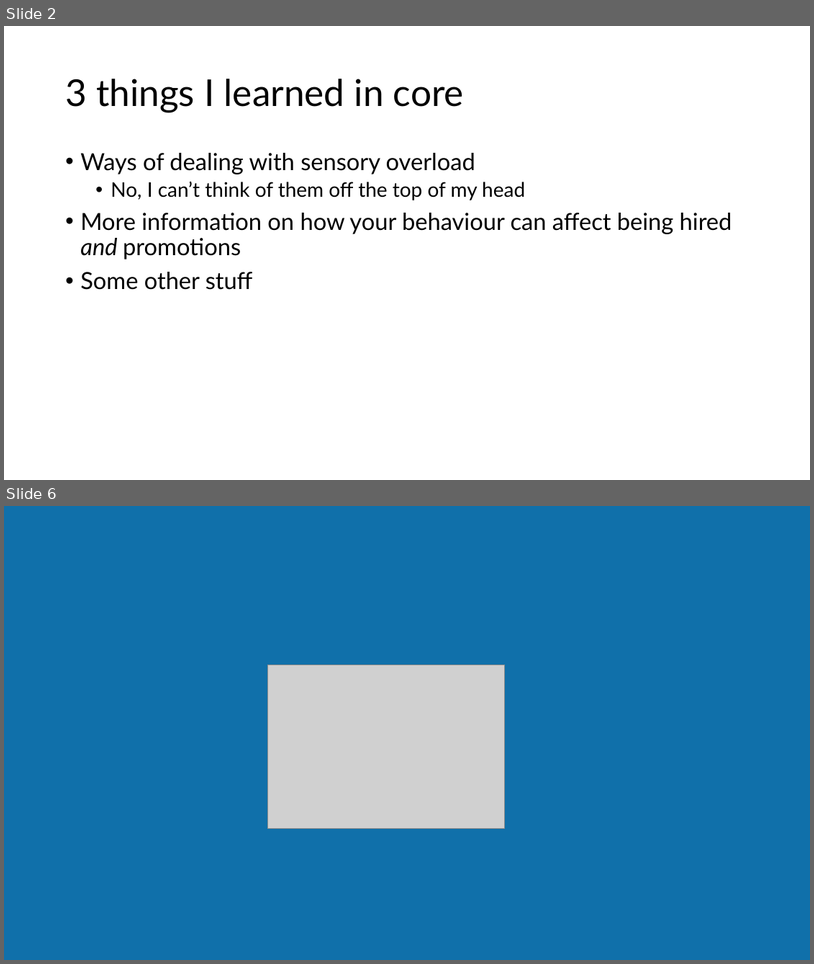
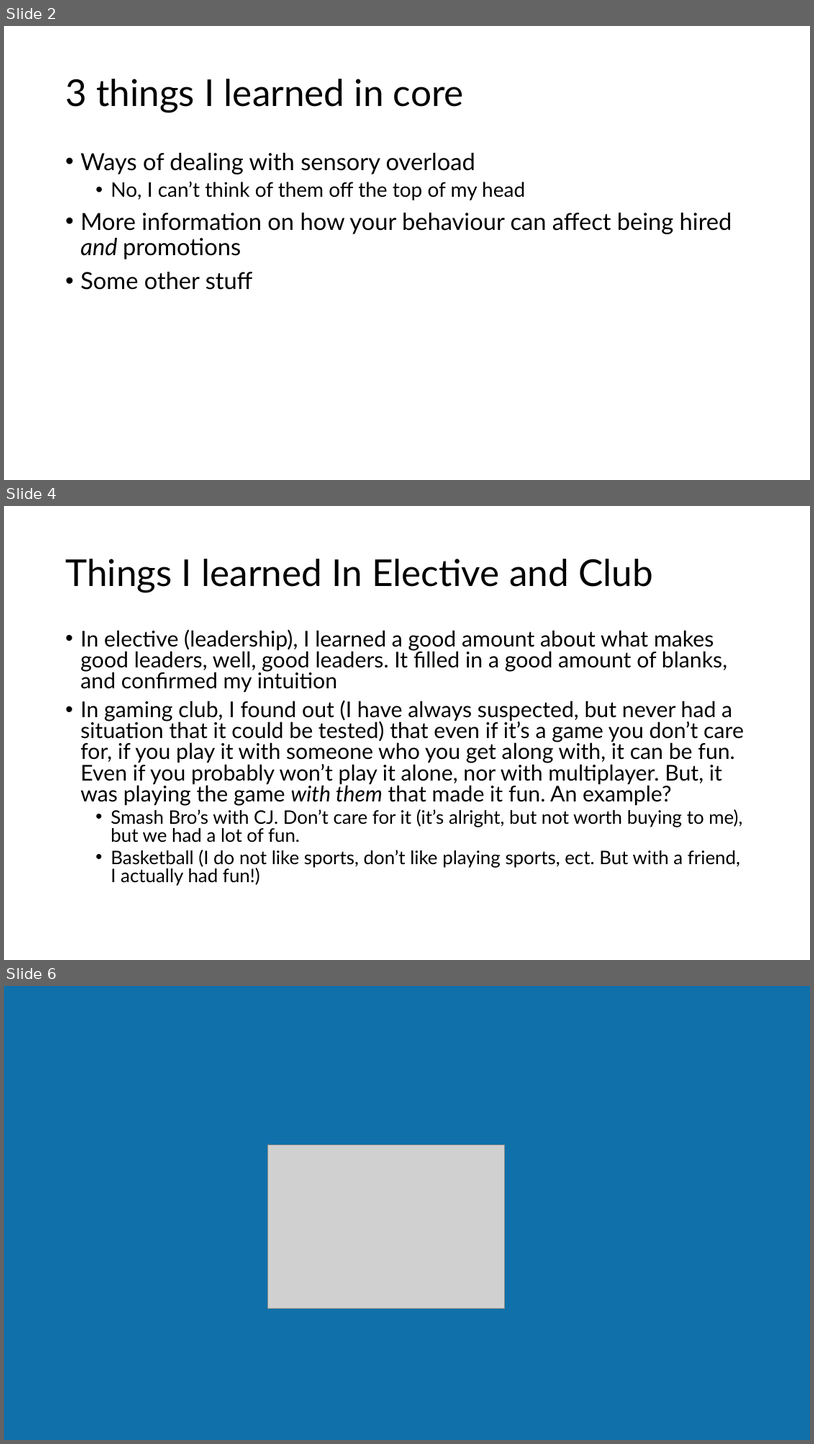
Before and after one commit to NPITX-programs/Presentations, a slide deck: Current Presentation/Charlie Fall Term 2024 presentation.pptx. Shown one above the other, each under a label of ours: slides 2 and 6 before the commit, slides 2, 4 and 6 after it; the slides between them are not shown. The pictures are 814x964 and 814x1444 pixels, drawn with LibreOffice and Linux fonts; fonts in the diff are those of the drawing; grey boxes stand for pictures. Boxes give left, top, right and bottom in pixels: in the first picture for what was removed or moved away, otherwise in the second. Text is boxed around its words. In the diff, an @@ line names an element or a change of style, - is before the commit and + after.

```diff
--- a/Current Presentation/Charlie Fall Term 2024 presentation.pptx
+++ b/Current Presentation/Charlie Fall Term 2024 presentation.pptx
@@ slide 4 added at <box>4,506,810,960</box>, background #FFFFFF @@
@@ title added at <box>65,559,653,592</box>, 44 pt, text #000000 @@
+Things I learned In Elective and Club
@@ text added at <box>80,629,744,885</box>, 25.9 pt, text #000000 @@
+• In elective (leadership), I learned a good amount about what makes good leaders, well, good leaders. It filled in a good amount of blanks, and confirmed my intuition
+• In gaming club, I found out (I have always suspected, but never had a situation that it could be tested) that even if it’s a game you don’t care for, if you play it with someone who you get along with, it can be fun. Even if you probably won’t play it alone, nor with multiplayer. But, it was playing the game with them that made it fun. An example?
+  • Smash Bro’s with CJ. Don’t care for it (it’s alright, but not worth buying to me), but we had a lot of fun.
+  • Basketball (I do not like sports, don’t like playing sports, ect. But with a friend, I actually had fun!)
```
Also in this commit, not shown: 1 slide changed, 1 other slide added, 2 slides removed.
